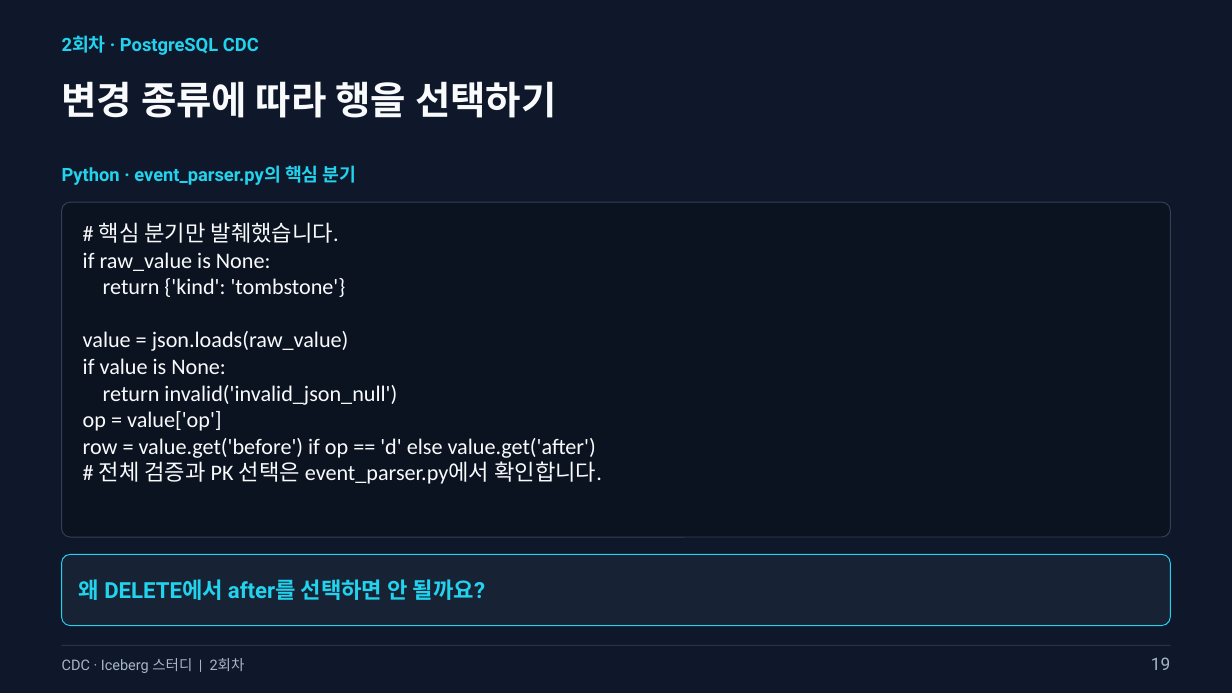
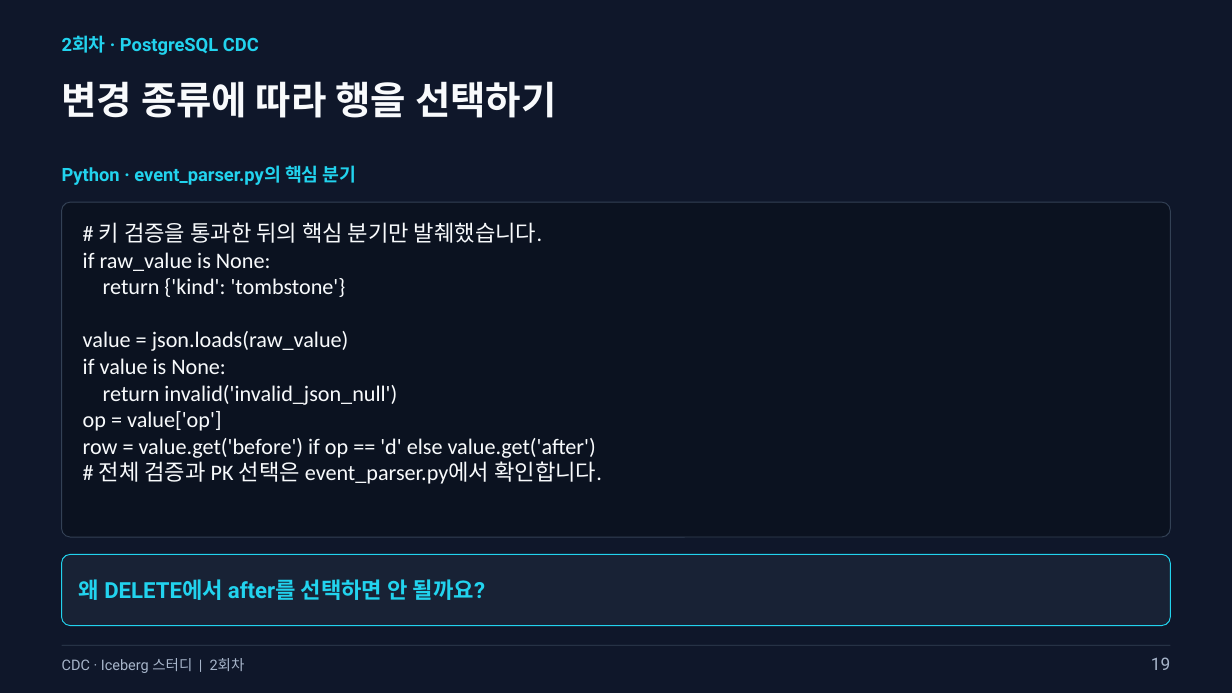
Before and after one commit to kim-dabin/cdc-lakehouse-study, a slide deck: slide 19 of labs/session02/slides/02-session02.pptx. Drawn at 1232x693 pixels with LibreOffice and Linux fonts; fonts in the diff are those of the drawing. Boxes give left, top, right and bottom in pixels: in the first picture for what was removed or moved away, otherwise in the second. Text is boxed around its words. In the diff, an @@ line names an element or a change of style, - is before the commit and + after.

```diff
--- a/labs/session02/slides/02-session02.pptx
+++ b/labs/session02/slides/02-session02.pptx
@@ text at <box>99,222,542,243</box>: text changed @@
-# 핵심 분기만 발췌했습니다.
+# 키 검증을 통과한 뒤의 핵심 분기만 발췌했습니다.
```
Also in this commit, not shown: 1 other slide changed, 2 other files.
